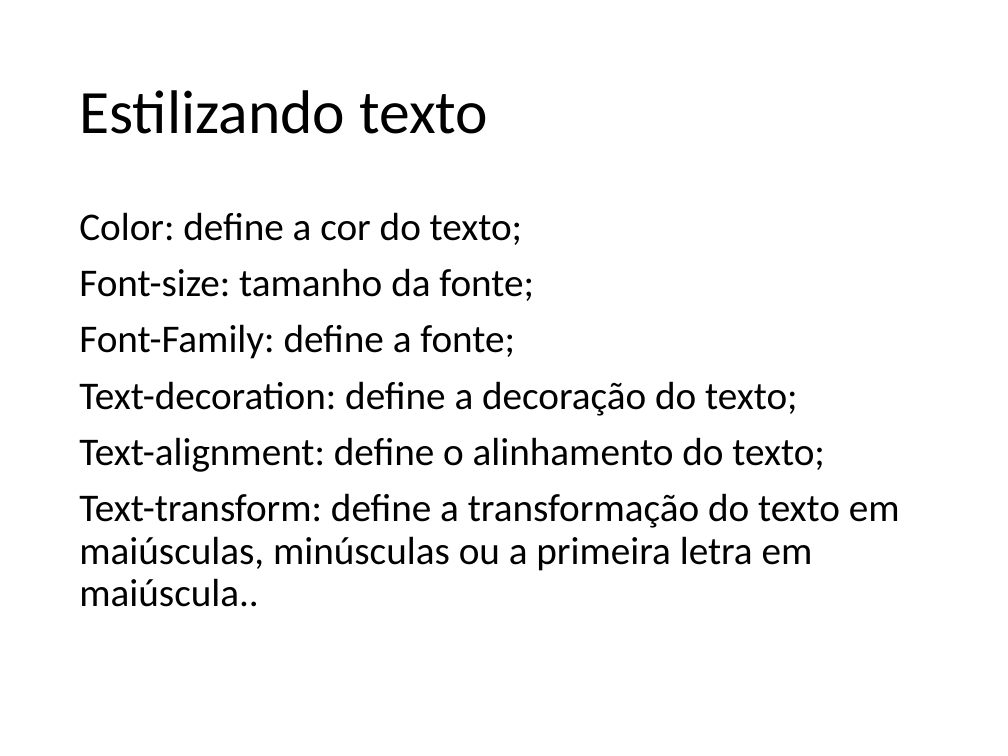
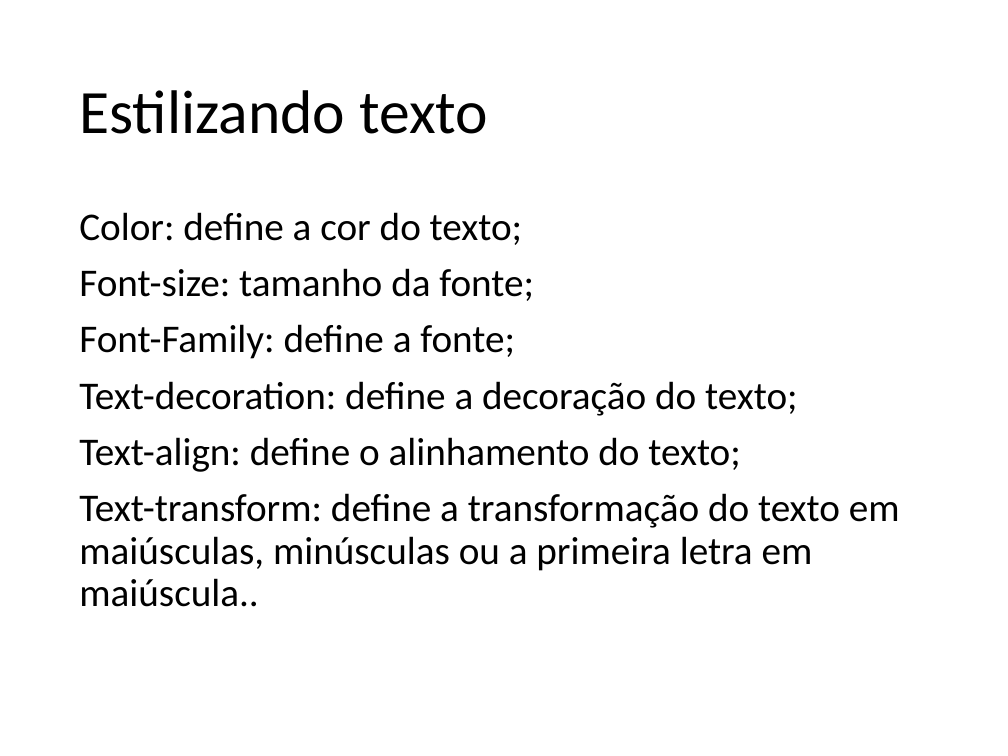
Before and after one commit to AndreLGava/curso_web_basico, a slide deck: slide 23 of primeira aula/html&css.pptx. Drawn at 1008x756 pixels with LibreOffice and Linux fonts; fonts in the diff are those of the drawing; background and template pictures are left out. Boxes give left, top, right and bottom in pixels: in the first picture for what was removed or moved away, otherwise in the second. Text is boxed around its words. In the diff, an @@ line names an element or a change of style, - is before the commit and + after.

```diff
--- a/primeira aula/html&css.pptx
+++ b/primeira aula/html&css.pptx
@@ text at [79,437,740,472]: text changed @@
-Text-alignment: define o alinhamento do texto;
+Text-align: define o alinhamento do texto;
```
Also in this commit, not shown: 35 other files.
